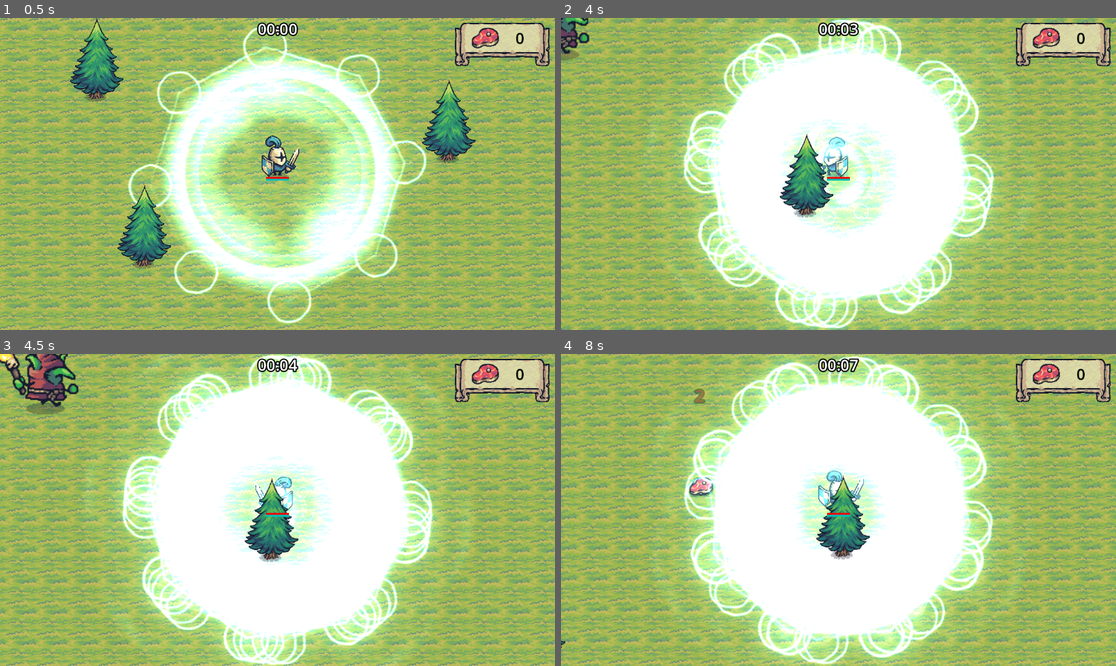
Above: before the commit, frames 1-4 (two rows, left to right).
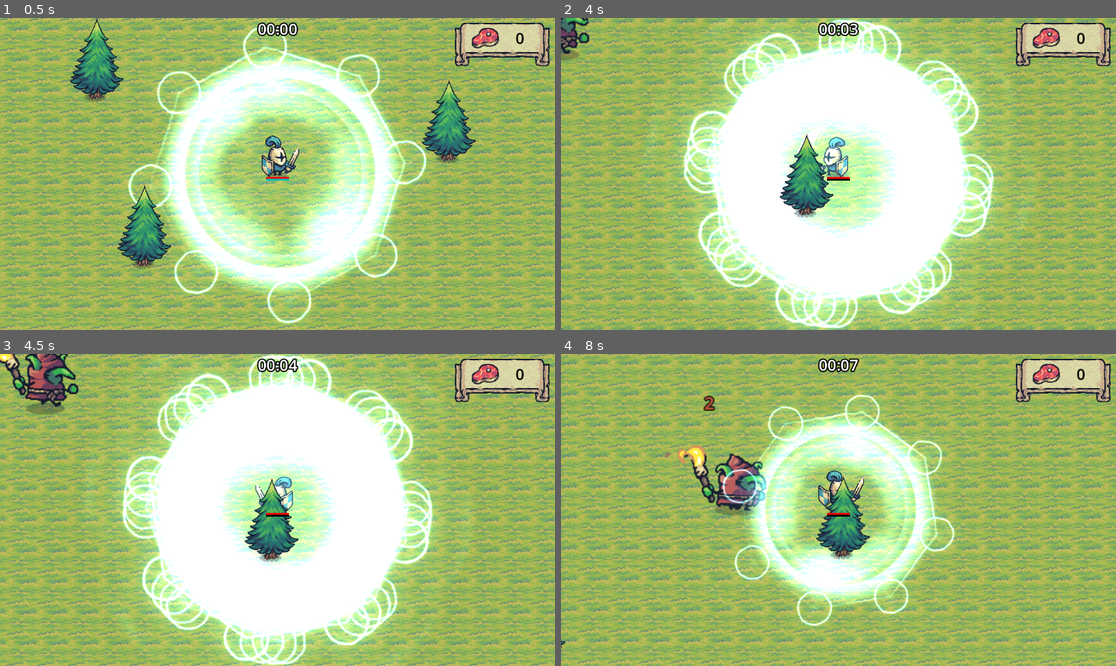
Above: after the commit, the same moments.

Repository: GracilianoOG/godot-dio-tiny-swords
Game: Godot game, scene res://main.tscn
The game is run twice, just before and just after one commit, with the same random seed, the same clock (stepped at 60 frames per second) and the same inputs.
Inputs (mouse positions are in pixels of both pictures, inside the frame that each line leads up to):
- Up to frame 1 (0.5 s): no input
- Up to frame 2 (4 s): move the mouse to (960, 158) at 0.52 s; hold D (move_right) 0.53-1.28 s; tap F (special) at 0.6, 1.55, 2.1, 2.85, 3.8 s; move the mouse to (727, 189) at 1.27 s; hold S (move_down) 1.28-2.03 s; click (727, 189) at 1.35 s; move the mouse to (894, 105) at 2.02 s; hold D (move_right) 2.03-2.78 s; move the mouse to (810, 236) at 2.77 s; hold W (move_up) 2.78-3.53 s; move the mouse to (1005, 220) at 3.52 s; hold A (move_left) from 3.53 s (still down); click (1005, 220) at 3.6 s
- Up to frame 3 (4.5 s): keep holding A (move_left); move the mouse to (111, 463) at 4.27 s; tap F (special) at 4.35 s
- Up to frame 4 (8 s): move the mouse to (866, 510) at 5.02 s; release A (move_left) at 5.03 s; hold S (move_down) 5.03-5.78 s; tap F (special) at 5.1, 6.05, 6.6, 7.35 s; move the mouse to (755, 432) at 5.77 s; hold D (move_right) 5.78-6.53 s; click (755, 432) at 5.85 s; move the mouse to (960, 494) at 6.52 s; hold W (move_up) 6.53-7.28 s; move the mouse to (727, 525) at 7.27 s; hold D (move_right) from 7.28 s (still down)

Frame 1 is identical in both runs. In frame 2, 2.0% of the frame differs, in the area x 40-60%, y 34-67%; in frame 3, 3.5%; in frame 4, 40%, in the area x 18-79%, y 0-100%.

Commit message:
Change special to cost mana

Diff:
--- a/player/player.gd
+++ b/player/player.gd
@@ -165,8 +165,13 @@
 
 
 func special():
+	var special_cost = 25
+	if mana < special_cost:
+		return
+
 	var ritual = ritual_scene.instantiate()
 	ritual.damage_amount = ritual_damage
+	mana -= special_cost
 	add_child(ritual)
 
 
